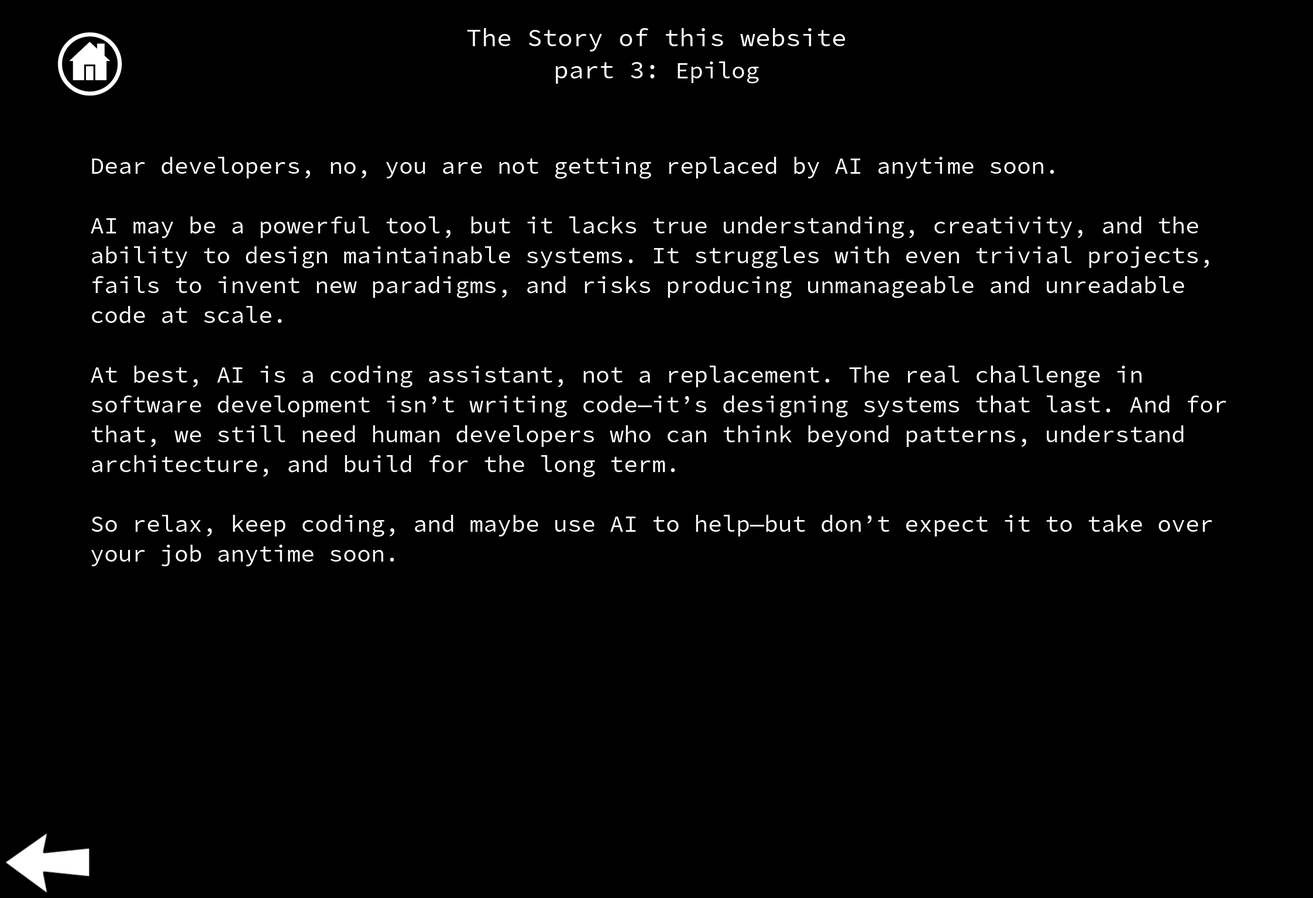
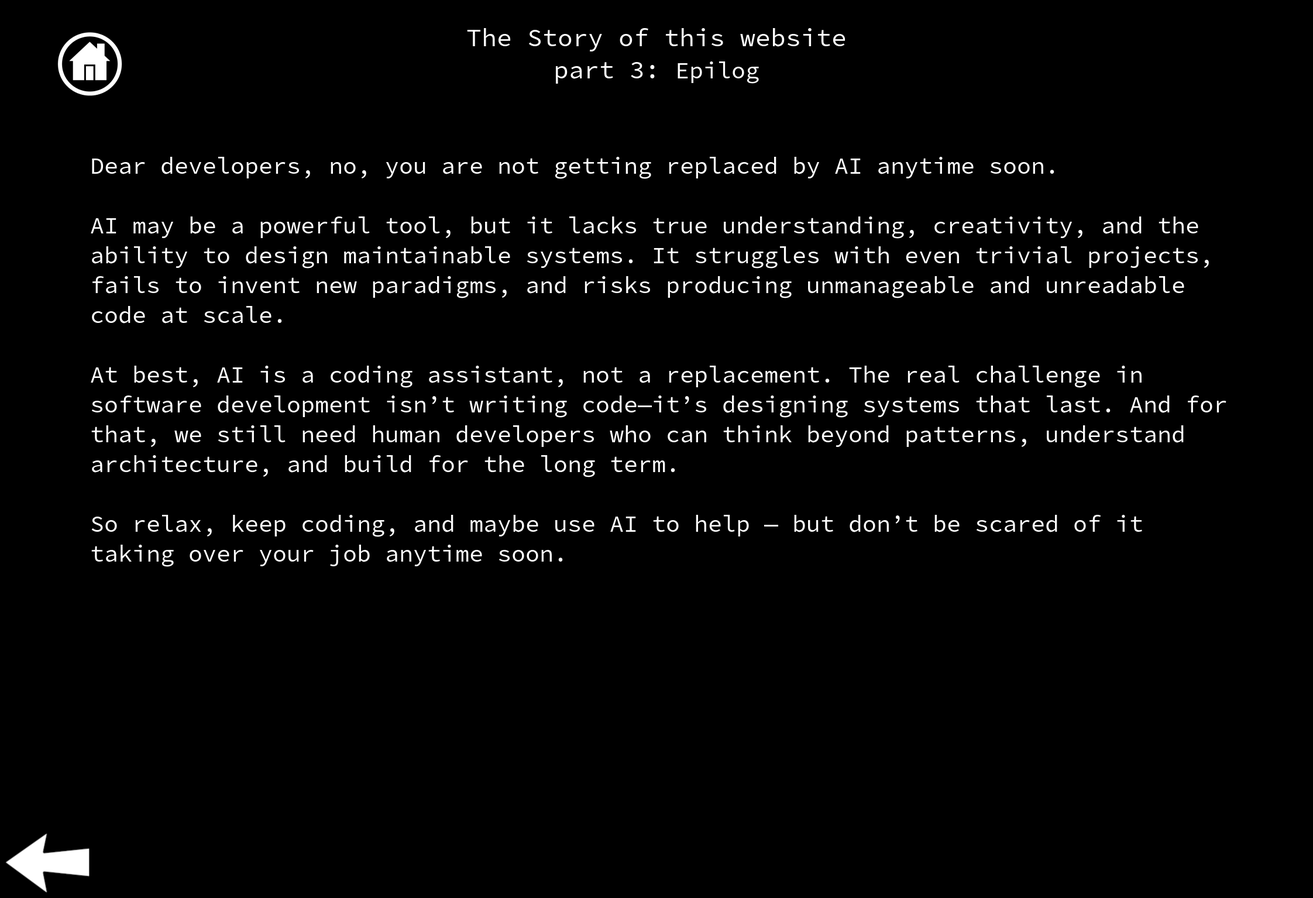
Layers edited between the first and the second 1313px x 898px image:
painted on "Dear developers, no, you are n..." over [91, 514, 1213, 568]
